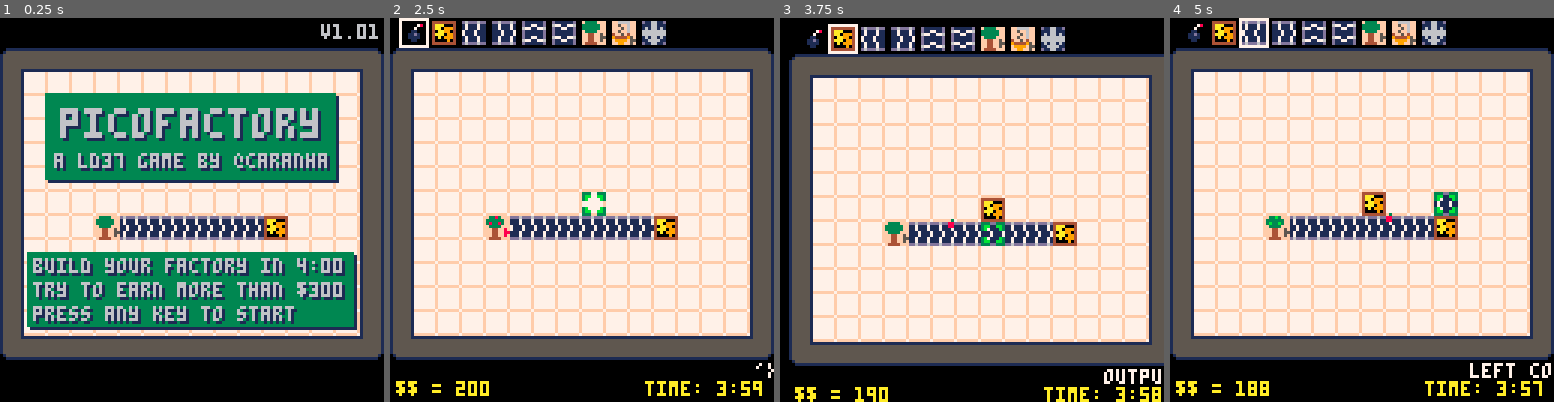
Above: before the commit, frames 1-4 (left to right).
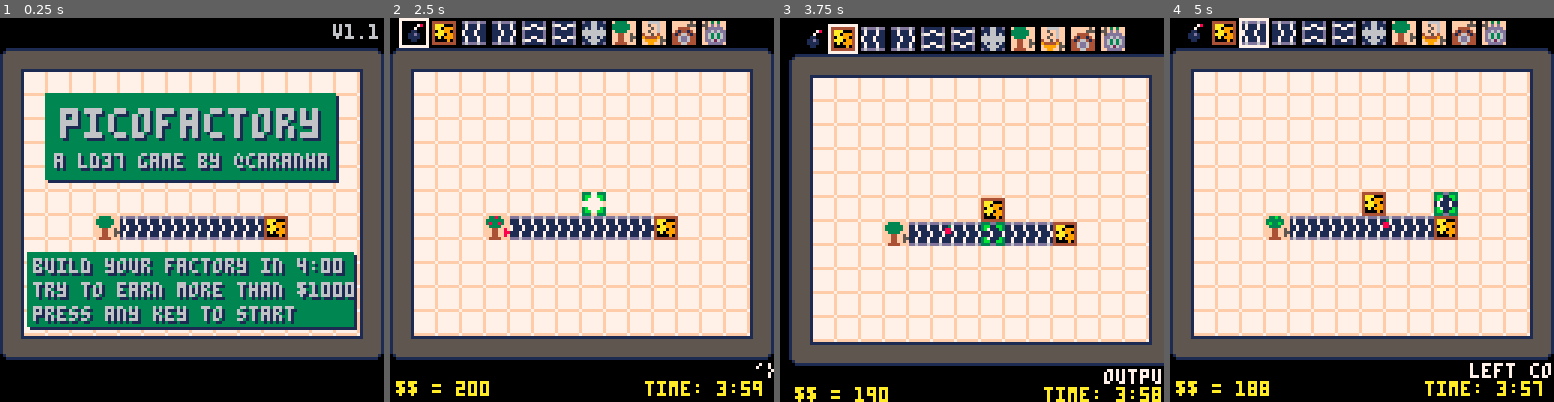
Above: after the commit, the same moments.

Repository: caranha/pico_playground
Game: PICO-8 cartridge factory.p8
The game is run twice, just before and just after one commit, with the same random seed, the same clock (stepped at 60 frames per second) and the same inputs.
Inputs:
- Up to frame 1 (0.25 s): no input
- Up to frame 2 (2.5 s): tap X (X key) at 0.33, 1.07, 1.85 s; tap O (Z key) at 0.7, 1.7, 2.1 s; hold Right 1.6-2.1 s; hold Up 2.15-2.42 s; hold Right from 2.47 s (still down)
- Up to frame 3 (3.75 s): tap O (Z key) every 0.4 s from 2.5 to 3.7 s; tap X (X key) at 2.97 s; release Right at 3.03 s; hold Left 3.08-3.58 s; hold Down from 3.63 s (still down)
- Up to frame 4 (5 s): release Down at 3.97 s; hold Right 4.02-4.68 s; tap X (X key) at 4.08 s; tap O (Z key) at 4.1, 4.5, 4.9 s; hold Up from 4.73 s (still down)

The runs differ from the first frame. In frame 1, 0.4% of the frame differs, in the area x 81-96%, y 1-74%; in frame 2, 1.8%; in frame 3, 1.9%, in the area x 42-90%, y 2-57%; in frame 4, 1.9%.

Commit message:
Updated Pico-Factory
- New base highscore
- Added Oven and Assembler, they give more money, but are tricky to place.

Diff:
--- a/factory.p8
+++ b/factory.p8
@@ -3,28 +3,34 @@
 __lua__
 -- pico-factory
 -- a ld37 game by caranha
+-------------------------
+-- v1.1 -- added oven and assembler
+-- v1.01 -- initial version
 
 dx={-1,1,0,0}
 dy={0,0,-1,1}
 ptclist={}
-version = "v1.01"
+version = "v1.1"
 
 function _init()
  smenu = {{s=42,c=0,f=destroy,m="destroy a tile: no refunds!"},
-	  							{s=41,c=10,f=addoutput,m="output: items that arrive here are sold for money! (cost: 10)",f=addoutput},
- 		 						{s=1,c=2,f=addbelt,m="left conv. belt (cost 2)", f=addbelt},
+	  							{s=41,c=10,f=addoutput,m="output: items that arrive here are sold for money! (cost: 10)"},
+ 		 						{s=1,c=2,f=addbelt,m="left conv. belt (cost 2)"},
 			 						{s=5,c=2,f=addbelt,m="right conv. belt (cost 2)"},
 			 						{s=17,c=2,f=addbelt,m="top conv. belt (cost 2)"},
 			 						{s=21,c=2,f=addbelt,m="bottom conv. belt (cost 2)"},
+			 						{s=57,c=20,f=addsplit,m="this splits its input in three directions, round robin (cost 20)"},
 			 						{s=9,c=10,f=addtree,m="apple tree, produces apples (cost 10)"},
 			 						{s=25,c=20,f=addprocessor,m="apple juice maker, 4 apples make 1 juice (cost 20)"},
-			 						{s=57,c=30,f=addsplit,m="this splits its input in three directions, round robin (cost 30)"}}
+			 						{s=64,c=40,f=addoven,m="bakes 2 bread per second. (cost 40)"},
+			 						{s=80,c=80,f=addass,m="mixes 1 bread and 1 juice. expensive, but worth it! (cost 80)"}
+			 					}
 	cartdata("caranha_ld37")
 	screenshake = 0
 	beltc = 0
 	money = 0
 
-	highscore = max(dget(0),300)
+	highscore = max(dget(0),1000)
 	_update = update_menu
 	_draw = draw_menu
 	menustart()
@@ -189,6 +195,32 @@
 	sfx(3)
 end
 
+function addoven(x,y)
+	tiles[x][y] = {
+		t="oven",
+		s=64,
+		state=0,
+		age=5
+	}
+	sfx(3)
+end
+
+function addass(x,y)
+	tiles[x][y] = {
+		t="assembler",
+		s=80,
+		state=0,
+		juice=0,
+		bread=0,
+		age=0,
+		get = function(self,f)
+									if (f==50) self.juice = 1
+									if (f==51) self.bread = 1
+								end
+	}
+	sfx(3)
+end
+
 function addprocessor(x,y)
 	tiles[x][y] = {
 		t="processor",
@@ -203,7 +235,9 @@
 	sfx(3)
 end
 
-fruitsell = {1,10}
+
+
+fruitsell = {1,10,1,45}
 function addoutput(x,y)
 	tiles[x][y] = {
 		t="output",
@@ -225,8 +259,8 @@
 	local f = {
 		x = x,
 		y = y,
-		ox = flr(rnd(5))-3,
-		oy = flr(rnd(7))-3,
+		ox = flr(rnd(3))-1,
+		oy = flr(rnd(3))-1,
 		dx = 0,
 		dy = 0,
 		age = 0,
@@ -279,7 +313,16 @@
 			t.age = 30
 			if (t.state == 0) addfruit(i+1,j,49)
 		end
-		t.s = 9+t.state%3
+		t.s = 9+t.state
+	end
+
+	if t.t == "oven" then
+		if t.age < 0 then
+			t.state = (t.state+1)%4
+			t.age = 5
+			if (t.state == 0) addfruit(i,j-1,51)
+		end
+		t.s = 64+t.state
 	end
 
 	if t.t == "processor" then
@@ -294,6 +337,22 @@
 		if (t.age == 0) then
 			t.fruit = 0
 			addfruit(i+1,j+0,50)
+		end
+	end
+
+	if t.t == "assembler" then
+		t.s = 80 + t.juice + t.bread
+		if (t.juice + t.bread == 2 and t.age < 0) then
+		 t.age = 90
+		 sfx(8)
+		end
+		if (t.age > 0) then
+			t.s += (t.age%8)/4
+		end
+		if (t.age == 0) then
+			t.juice = 0
+			t.bread = 0
+			addfruit(i-1,j+0,52)
 		end
 	end
 end
Not shown, changed: 24 lines of the sprite sheet (__gfx__) section of factory.p8
Not shown, changed: the thumbnail (__label__) section of factory.p8
Not shown, changed: the sound effects (__sfx__) section of factory.p8
Not shown, changed: factory.js
Not shown, changed: factory.p8.png
